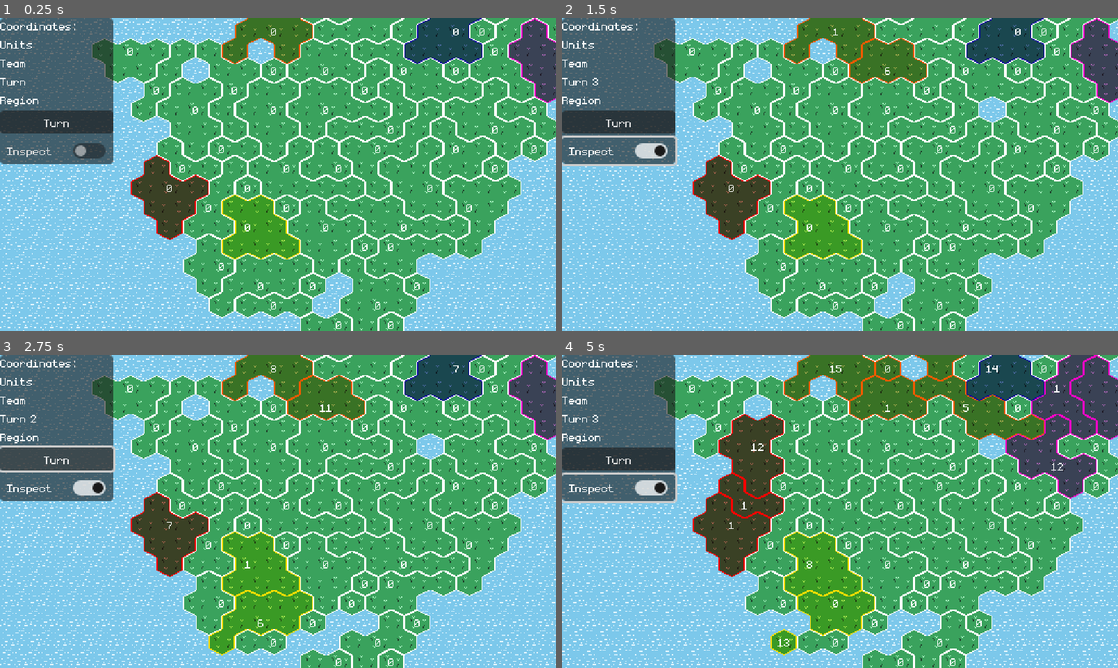
Above: before the commit, frames 1-4 (two rows, left to right).
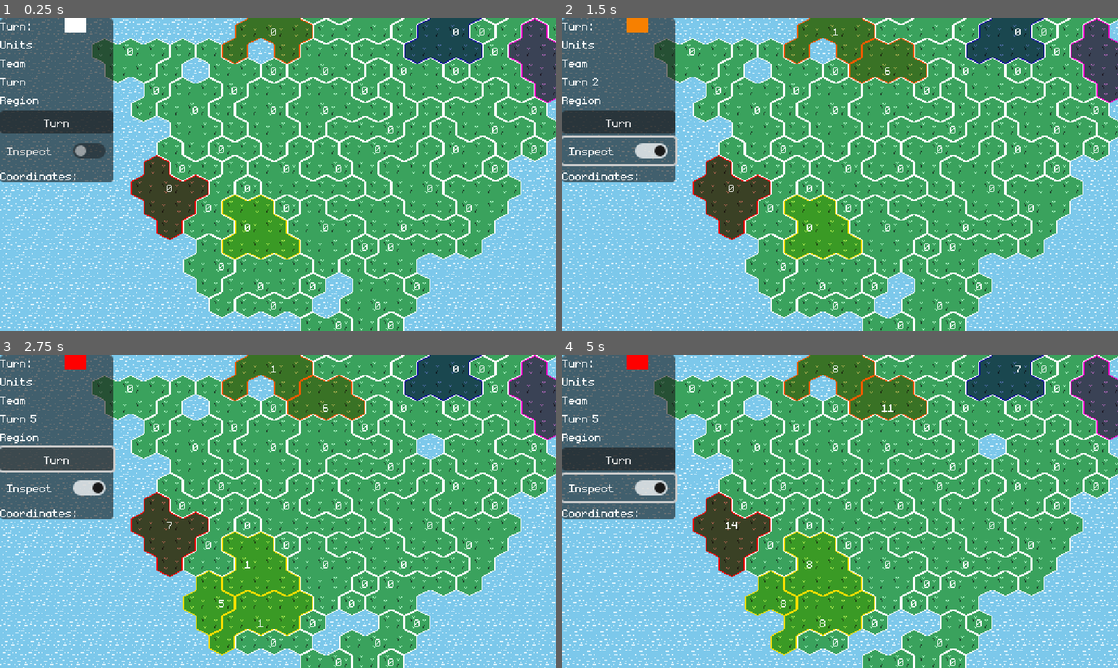
Above: after the commit, the same moments.

Repository: feored/LD54
Game: Godot game, scene res://scenes/main.tscn
Same seed, same stepped clock (60 frames per second), same inputs: the game is played once before the commit and once after it.
Inputs:
- Up to frame 1 (0.25 s): no input
- Up to frame 2 (1.5 s): click "Turn" at 0.5 s; click "Inspect" at 1.25 s
- Up to frame 3 (2.75 s): click "Turn" at 2 s
- Up to frame 4 (5 s): click "Inspect" at 2.75 s; click "Turn" at 3.5 s; click "Inspect" at 4.25 s

The runs differ from the first frame. In frame 1, 1.4% of the frame differs, in the area x 0-21%, y 0-53%; in frame 2, 1.6%; in frame 3, 3.0%; in frame 4, 12%, in the area x 0-97%, y 0-94%.
Error before the commit: Invalid access to property or key '1' on a base object of type 'Dictionary'. (res://scenes/main.gd:105)
Error after the commit: Invalid access to property or key '1' on a base object of type 'Dictionary'. (res://scenes/main.gd:106)

Commit message:
Turn signal.

Diff:
--- a/constants.gd
+++ b/constants.gd
@@ -24,7 +24,7 @@
 	0x696969ff,  # grey
 ]
 
-const TURN_TIME = 0.25
+const TURN_TIME = 0.5
 
 const MIN_TEAMS = 2  ## including player
 const MAX_TEAMS = 7
--- a/scenes/main.gd
+++ b/scenes/main.gd
@@ -5,6 +5,7 @@
 @onready var teamLabel = $"%TeamLabel"
 @onready var turnLabel = $"%TurnLabel"
 @onready var regionLabel = $"%RegionLabel"
+@onready var teamTurnRect = $"%TeamTurn"
 
 var clicked_tile = null
 var teams = []
@@ -128,6 +129,7 @@
 
 
 func update_display():
+	print(clicked_tile)
 	if (clicked_tile != null):
 		coordsLabel.text = str(clicked_tile.coords)
 		teamLabel.text = str(clicked_tile.team)
@@ -136,6 +138,7 @@
 
 func next_turn():
 	self.turn = (self.turn + 1) % (self.teams.size())
+	self.teamTurnRect.color = Constants.TEAM_COLORS[to_team_id(self.turn)]
 	if not regions_left(self.teams[self.turn]):
 		next_turn()
 
--- a/scenes/main.tscn
+++ b/scenes/main.tscn
@@ -118,12 +118,14 @@
 
 [node name="Label2" type="Label" parent="UI/CanvasLayer/PanelContainer/VBoxContainer/HBoxContainer"]
 layout_mode = 2
-text = "Coordinates:"
-
-[node name="Coordinates" type="Label" parent="UI/CanvasLayer/PanelContainer/VBoxContainer/HBoxContainer"]
-unique_name_in_owner = true
-layout_mode = 2
-theme = SubResource("Theme_pqbx7")
+text = "Turn:"
+
+[node name="TeamTurn" type="ColorRect" parent="UI/CanvasLayer/PanelContainer/VBoxContainer/HBoxContainer"]
+unique_name_in_owner = true
+custom_minimum_size = Vector2(20, 0)
+layout_mode = 2
+size_flags_horizontal = 6
+size_flags_stretch_ratio = 0.0
 
 [node name="Units" type="HBoxContainer" parent="UI/CanvasLayer/PanelContainer/VBoxContainer"]
 layout_mode = 2
@@ -184,5 +186,17 @@
 layout_mode = 2
 text = "Inspect"
 
+[node name="HBoxContainer2" type="HBoxContainer" parent="UI/CanvasLayer/PanelContainer/VBoxContainer"]
+layout_mode = 2
+
+[node name="Label2" type="Label" parent="UI/CanvasLayer/PanelContainer/VBoxContainer/HBoxContainer2"]
+layout_mode = 2
+text = "Coordinates:"
+
+[node name="Coordinates" type="Label" parent="UI/CanvasLayer/PanelContainer/VBoxContainer/HBoxContainer2"]
+unique_name_in_owner = true
+layout_mode = 2
+theme = SubResource("Theme_pqbx7")
+
 [connection signal="pressed" from="UI/CanvasLayer/PanelContainer/VBoxContainer/TurnButton" to="." method="_on_turn_button_pressed"]
 [connection signal="toggled" from="UI/CanvasLayer/PanelContainer/VBoxContainer/InspectButton" to="." method="_on_inspect_button_toggled"]
